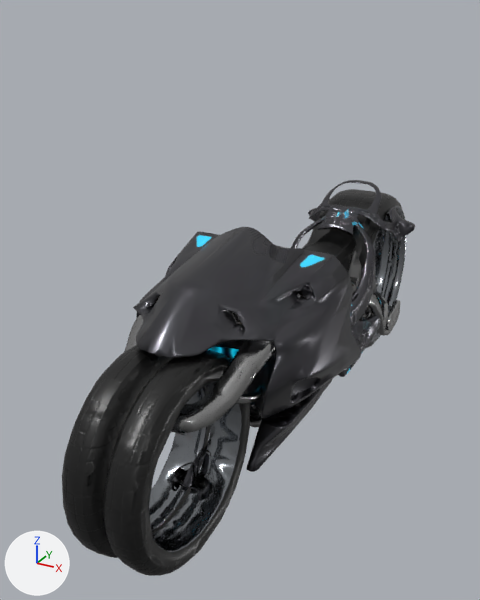
A saved change to the glTF model assets/models/motos/moto-3-low.glb.
The view is the same before and after, from a 50 mm lens placed at (0.91, -2.02, 1.46), pointed at (-0.12, -0.15, 0.53). The lights are fixed; the arrows at lower left show +X, +Y and +Z. The picture after the commit comes second. Where no turn or scale is listed for an object, it has been applied to the vertices.
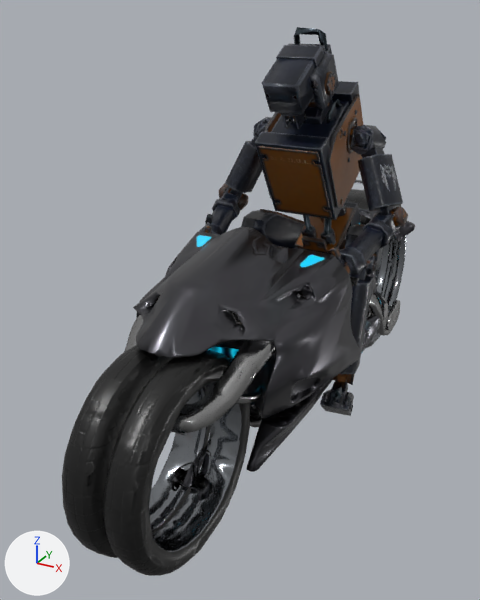
Commit message: [X-10-a] Pilote figé dans la géométrie : motos avec pilote et conducteur de la voiture

What changed in the scene script:
```text
Add img_robotmanul_normal_opengl:
    img_robotmanul_normal_opengl = load_image('RobotMANUL_Normal_OpenGL', '_unpacked/RobotMANUL_Normal_OpenGL', 1024, 1024, 'Non-Color')
Add img_robotmanul_base_color:
    img_robotmanul_base_color = load_image('RobotMANUL_Base_color', '_unpacked/RobotMANUL_Base_color', 1024, 1024, 'sRGB')
Add img_robotmanul_metallic_png_robotmanul_roughness_png:
    img_robotmanul_metallic_png_robotmanul_roughness_png = load_image('RobotMANUL_Metallic.png-RobotMANUL_Roughness.png', '_unpacked/RobotMANUL_Metallic.png-RobotMANUL_Roughness.png', 1024, 1024, 'Non-Color')
Add mat_body_paint:
    mat_body_paint = bpy.data.materials.new('body_paint')
    # uses the picture img_robotmanul_base_color
    # uses the picture img_robotmanul_metallic_png_robotmanul_roughness_png
    # uses the picture img_robotmanul_normal_opengl
Add me_cube_001:
    me_cube_001.from_pydata(...)  # 3730 vertices, 6406 faces; spans x -0.363..0.363, y -0.436..0.436, z -0.674..0.674
    me_cube_001.materials.append(mat_body_paint)
Add ob_pilote:
    ob_pilote = bpy.data.objects.new('pilote', me_cube_001)
    ob_pilote.location = (-0.003, 0.083, 0.73)
```

Changed parts and their boxes (x1, y1, x2, y2) in the pictures (480 x 600 px):
'pilote', added
    after: (199, 27, 408, 416)
'NurbsPath.002', unchanged, covered by the edit
    before: (177, 213, 391, 481)
    after: (177, 294, 375, 481)
